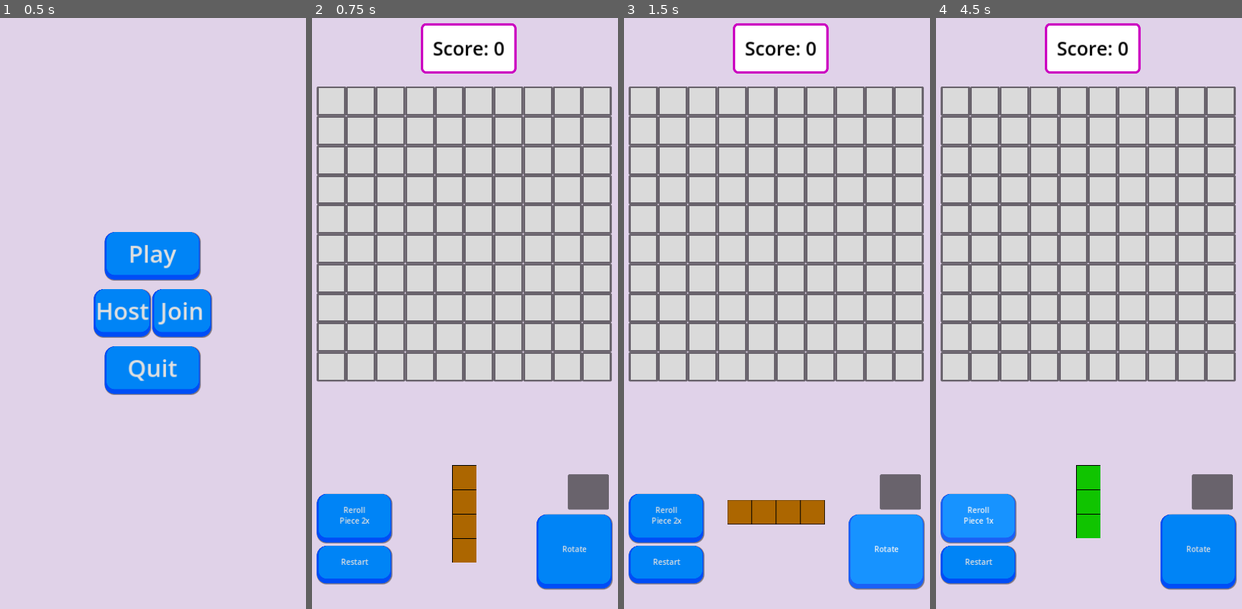
Above: before the commit, frames 1-4 (left to right).
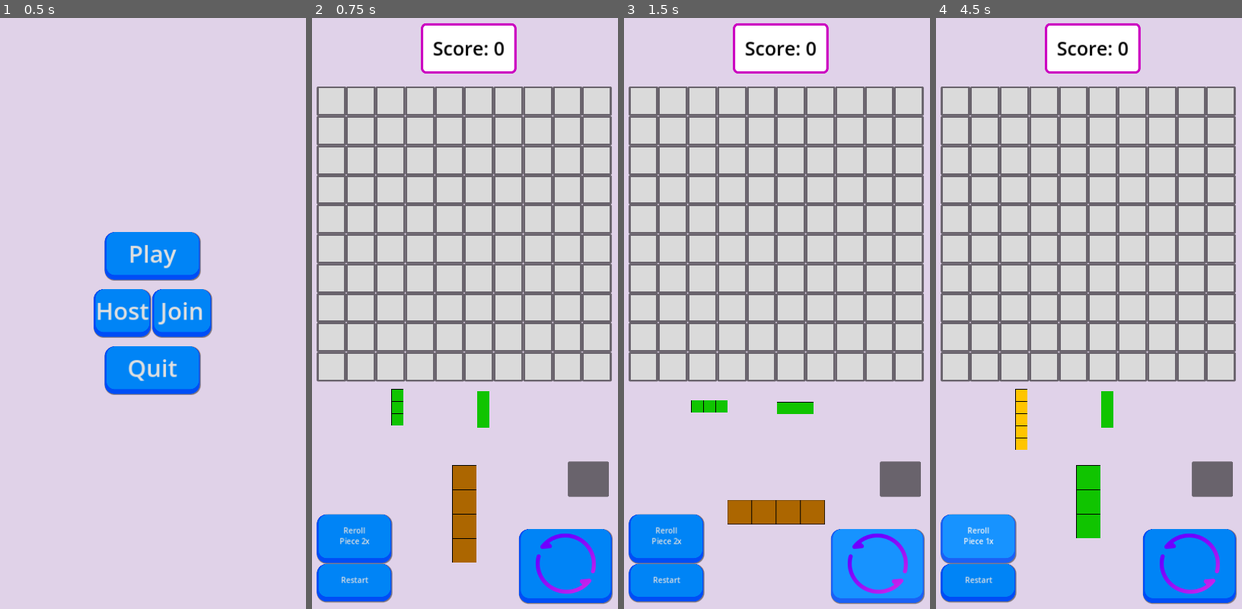
Above: after the commit, the same moments.

Repository: Awe0/Color-Jam
Game: Godot game, scene res://Scenes/Menu.tscn
The game is run twice, just before and just after one commit, with the same random seed, the same clock (stepped at 60 frames per second) and the same inputs.
Inputs (mouse positions are in pixels of both pictures, inside the frame that each line leads up to; where the layout moved, square brackets give the same spot in the first picture):
- Up to frame 1 (0.5 s): no input
- Up to frame 2 (0.75 s): click "Play" at 0.5 s
- Up to frame 3 (1.5 s): click (877, 567) [887, 549] at 1.25 s
- Up to frame 4 (4.5 s): click "Restart" at 2 s; click "Restart" at 2.75 s; click "Restart" at 3.5 s; click "Reroll Piece 2x" at 4.25 s

Frame 1 is identical in both runs. In frame 2, 6.5% of the frame differs, in the area x 1-99%, y 62-100%; in frame 3, 6.5%; in frame 4, 6.7%.

Commit message:
piece queue preview ok

Diff:
--- a/Scenes/Game.tscn
+++ b/Scenes/Game.tscn
@@ -1,7 +1,8 @@
-[gd_scene load_steps=5 format=3 uid="uid://w7j6d2dkb4nj"]
+[gd_scene load_steps=6 format=3 uid="uid://w7j6d2dkb4nj"]
 
 [ext_resource type="Script" path="res://Scripts/game.gd" id="1_y1bmt"]
 [ext_resource type="Theme" uid="uid://dek1pe5nypotq" path="res://Themes/Buttons.tres" id="2_1nh3o"]
+[ext_resource type="Texture2D" uid="uid://dqctacb5orfln" path="res://Assets/rotate.png" id="3_3svw0"]
 [ext_resource type="Theme" uid="uid://dr8bdqll3hmjs" path="res://Themes/GridButton.theme" id="5_7nr1b"]
 [ext_resource type="Theme" uid="uid://byxv1brsahxxk" path="res://Themes/Warning_Label.theme" id="6_6oucx"]
 
@@ -13,7 +14,7 @@
 grow_horizontal = 2
 grow_vertical = 2
 script = ExtResource("1_y1bmt")
-metadata/_edit_horizontal_guides_ = [1063.0, 1220.0, 1050.0]
+metadata/_edit_horizontal_guides_ = [1063.0, 1220.0, 1050.0, 1249.0, 786.0]
 metadata/_edit_vertical_guides_ = [50.0, 670.0, 360.0, 207.0]
 
 [node name="ColorRect" type="ColorRect" parent="."]
@@ -30,8 +31,7 @@
 anchors_preset = 15
 anchor_right = 1.0
 anchor_bottom = 1.0
-offset_top = -61.0
-offset_bottom = -61.0
+offset_top = 2.0
 grow_horizontal = 2
 grow_vertical = 2
 theme_override_constants/separation = 105
@@ -42,9 +42,9 @@
 [node name="MarginContainer" type="MarginContainer" parent="VBoxContainer/Label2"]
 layout_mode = 2
 offset_left = 50.0
-offset_top = 1081.0
+offset_top = 1061.0
 offset_right = 207.0
-offset_bottom = 1137.0
+offset_bottom = 1163.0
 
 [node name="ChangePiece" type="Button" parent="VBoxContainer/Label2/MarginContainer"]
 layout_mode = 2
@@ -61,9 +61,9 @@
 [node name="MarginContainer" type="MarginContainer" parent="VBoxContainer/Label"]
 layout_mode = 2
 offset_left = 50.0
-offset_top = 1063.0
+offset_top = 1038.0
 offset_right = 207.0
-offset_bottom = 1142.0
+offset_bottom = 1117.0
 
 [node name="Restart" type="Button" parent="VBoxContainer/Label/MarginContainer"]
 layout_mode = 2
@@ -73,14 +73,28 @@
 
 "
 
-[node name="Rotate" type="Button" parent="."]
+[node name="VBoxContainer2" type="VBoxContainer" parent="."]
 layout_mode = 0
-offset_left = 512.0
-offset_top = 1062.0
-offset_right = 670.0
-offset_bottom = 1218.0
+offset_left = 2.0
+offset_top = 30.0
+offset_right = 42.0
+offset_bottom = 70.0
+
+[node name="Label" type="Label" parent="VBoxContainer2"]
+layout_mode = 2
+
+[node name="MarginContainer" type="MarginContainer" parent="VBoxContainer2/Label"]
+layout_mode = 2
+offset_left = 473.0
+offset_top = 1064.0
+offset_right = 668.0
+offset_bottom = 1219.0
+
+[node name="Rotate" type="Button" parent="VBoxContainer2/Label/MarginContainer"]
+layout_mode = 2
 theme = ExtResource("2_1nh3o")
-text = "Rotate"
+icon = ExtResource("3_3svw0")
+icon_alignment = 1
 
 [node name="GridContainer" type="GridContainer" parent="."]
 clip_contents = true
@@ -105,9 +119,9 @@
 [node name="Upgrade" type="Button" parent="."]
 layout_mode = 0
 offset_left = 578.0
-offset_top = 978.0
+offset_top = 951.0
 offset_right = 664.0
-offset_bottom = 1052.0
+offset_bottom = 1025.0
 theme = ExtResource("5_7nr1b")
 
 [node name="Preview" type="CenterContainer" parent="."]
@@ -116,6 +130,22 @@
 offset_top = 833.0
 offset_right = 462.0
 offset_bottom = 1064.0
+pivot_offset = Vector2(149, 169)
+
+[node name="Preview2" type="CenterContainer" parent="."]
+layout_mode = 0
+offset_left = 246.0
+offset_top = 656.0
+offset_right = 507.0
+offset_bottom = 887.0
+pivot_offset = Vector2(149, 169)
+
+[node name="Preview3" type="CenterContainer" parent="."]
+layout_mode = 0
+offset_left = 66.0
+offset_top = 652.0
+offset_right = 327.0
+offset_bottom = 883.0
 pivot_offset = Vector2(149, 169)
 
 [node name="GameOver" type="Label" parent="."]
@@ -139,6 +169,6 @@
 
 [connection signal="pressed" from="VBoxContainer/Label2/MarginContainer/ChangePiece" to="." method="_on_change_piece_pressed"]
 [connection signal="pressed" from="VBoxContainer/Label/MarginContainer/Restart" to="." method="_on_restart_pressed"]
-[connection signal="pressed" from="Rotate" to="." method="_on_rotate_pressed"]
+[connection signal="pressed" from="VBoxContainer2/Label/MarginContainer/Rotate" to="." method="_on_rotate_pressed"]
 [connection signal="pressed" from="Upgrade" to="." method="_on_upgrade_pressed"]
 [connection signal="pressed" from="GameOver/Restart2" to="." method="_on_restart_pressed"]
--- a/Scripts/game.gd
+++ b/Scripts/game.gd
@@ -3,10 +3,12 @@
 @onready var grid_container: GridContainer = $GridContainer
 @onready var score_label: Label = $Score
 @onready var preview: CenterContainer = $Preview
+@onready var preview_2: CenterContainer = $Preview2
+@onready var preview_3: CenterContainer = $Preview3
 @onready var restart_button: Button = $VBoxContainer/Label/MarginContainer/Restart
 @onready var change_piece_button: Button = $VBoxContainer/Label2/MarginContainer/ChangePiece
 @onready var game_over: Label = $GameOver
-@onready var rotate_button: Button = $Rotate
+@onready var rotate_button: Button = $VBoxContainer2/Label/MarginContainer/Rotate
 
 const GRID_SIZE = 10
 const BLANK_CELL = preload("res://Assets/cell54x54.png")
@@ -39,7 +41,6 @@
 	initialize_piece_queue()
 	create_grid()
 	update_previews()
-	#update_piece_queue()
 
 func initialize_piece_queue():
 	for i in range(3):
@@ -54,6 +55,7 @@
 	var new_piece = color_scenes[random_index]
 	piece_queue.append(new_piece)
 	selected_color = piece_queue[0].instantiate()
+	print(selected_color.color_name)
 	update_previews()
 
 func create_grid():
@@ -77,7 +79,6 @@
 			if reroll <= 0:
 				game_over.visible = true
 				hide_all_buttons()
-		print(piece_queue) #ICIIIIIIIIIIIIIIIIIIIIIIIIIIIIIIIIIIIIIIIIIIIIIIIIIIIIIIIIIIIIIII
 	else:
 		return
 
@@ -104,6 +105,7 @@
 	return true
 
 func update_previews():
+	# Met à jour la première pièce (celle sélectionnée actuellement)
 	var color_name = selected_color.color_name
 	if color_previews.has(color_name):
 		var preview_instance = color_previews[color_name].instantiate()
@@ -111,7 +113,32 @@
 			var last_preview = preview.get_child(0)
 			last_preview.queue_free()
 		preview.add_child(preview_instance)
-		preview.scale = Vector2(0.8,0.8)
+		preview.scale = Vector2(0.8, 0.8)
+
+	# Met à jour la deuxième pièce dans preview_2 (celle à venir)
+	if piece_queue.size() > 1:
+		var next_piece = piece_queue[1]
+		color_name = next_piece.instantiate().color_name
+		if color_previews.has(color_name):
+			var preview_instance_2 = color_previews[color_name].instantiate()
+			if preview_2.get_child_count() > 0:
+				var last_preview_2 = preview_2.get_child(0)
+				last_preview_2.queue_free()
+			preview_2.add_child(preview_instance_2)
+			preview_2.scale = Vector2(0.4, 0.4)
+
+	# Met à jour la troisième pièce dans preview_3 (celle après la suivante)
+	if piece_queue.size() > 2:
+		var third_piece = piece_queue[2]
+		color_name = third_piece.instantiate().color_name
+		if color_previews.has(color_name):
+			var preview_instance_3 = color_previews[color_name].instantiate()
+			if preview_3.get_child_count() > 0:
+				var last_preview_3 = preview_3.get_child(0)
+				last_preview_3.queue_free()
+			preview_3.add_child(preview_instance_3)
+			preview_3.scale = Vector2(0.4, 0.4)
+
 
 func check_grid(piece) -> bool:
 	var has_blank_cell = false
